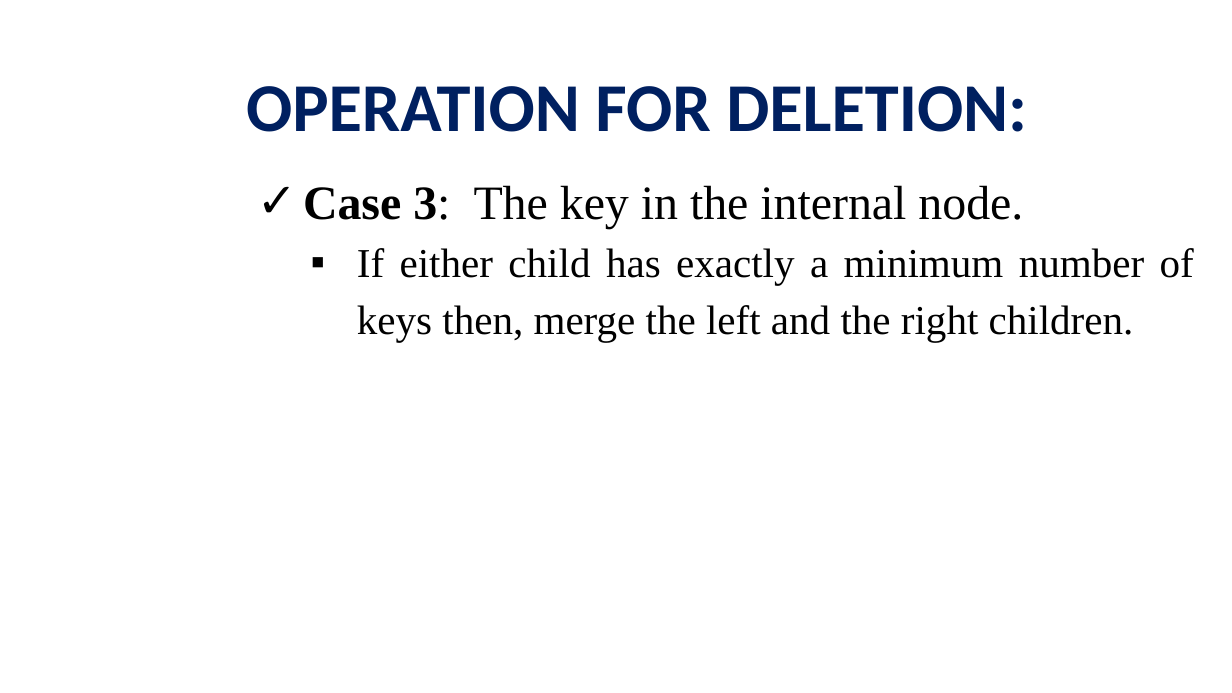
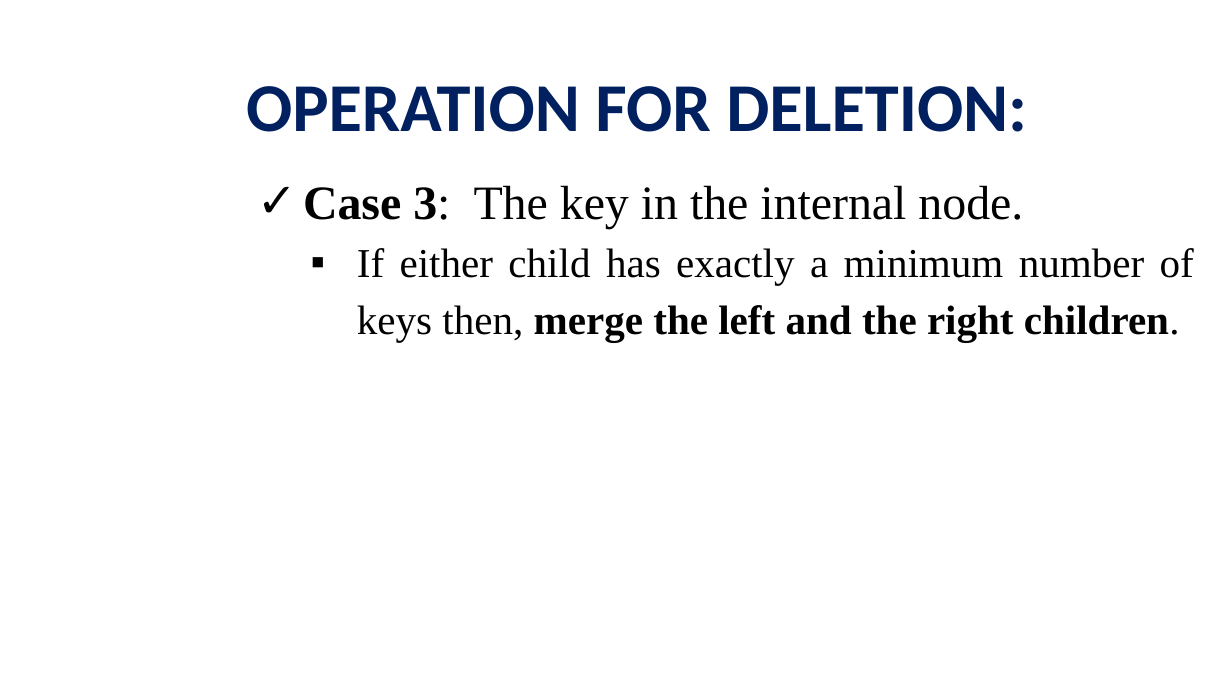
Before and after one commit to viettungvuong/Seminar, a slide deck: slide 66 of Seminar.pptx. Drawn at 1232x693 pixels with LibreOffice and Linux fonts; fonts in the diff are those of the drawing; background and template pictures are left out. Boxes give left, top, right and bottom in pixels: in the first picture for what was removed or moved away, otherwise in the second. Text is boxed around its words. In the diff, an @@ line names an element or a change of style, - is before the commit and + after.

```diff
--- a/Seminar.pptx
+++ b/Seminar.pptx
@@ text at <box>357,248,1194,342</box>: bold on in "merge the left and the right children." @@
```
Also in this commit, not shown: 5 other slides changed, 1 other file.
